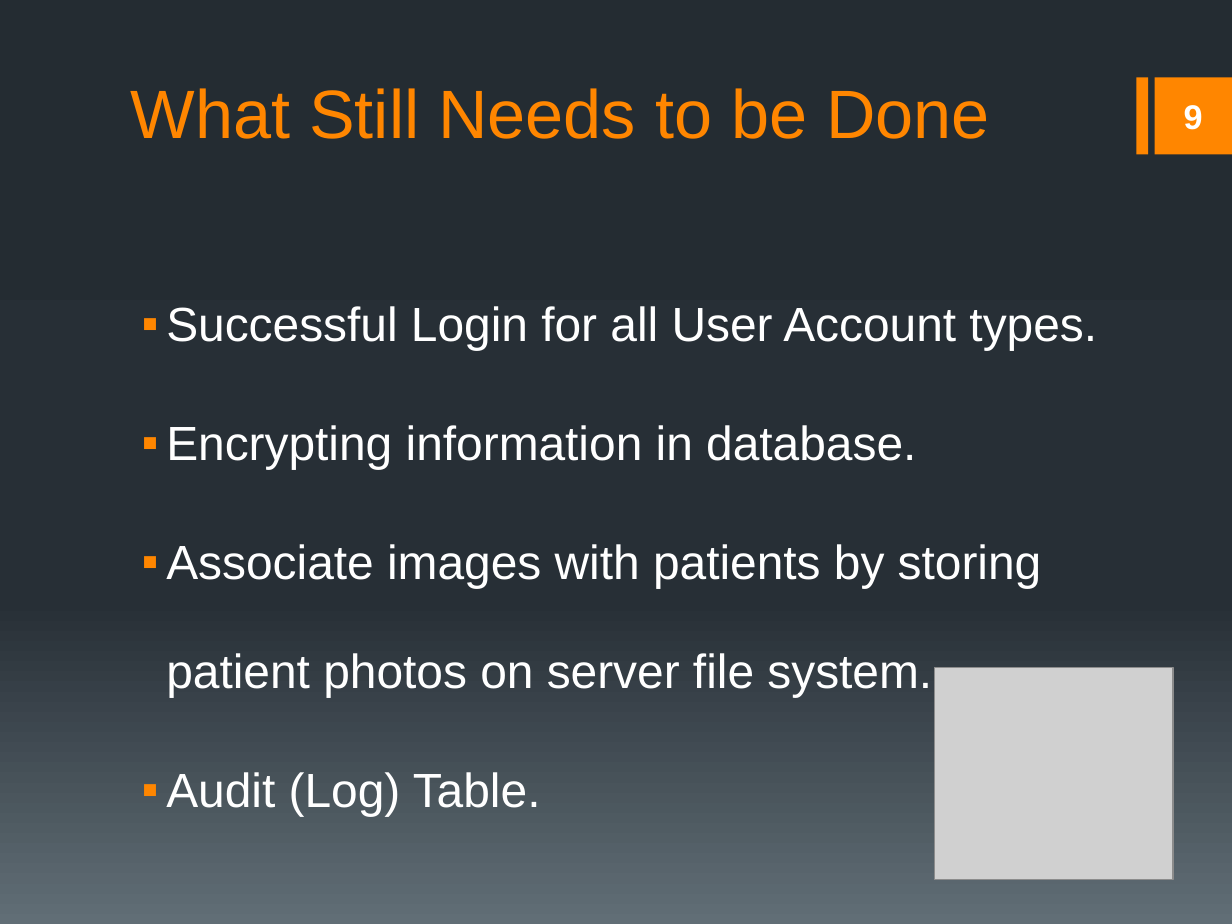
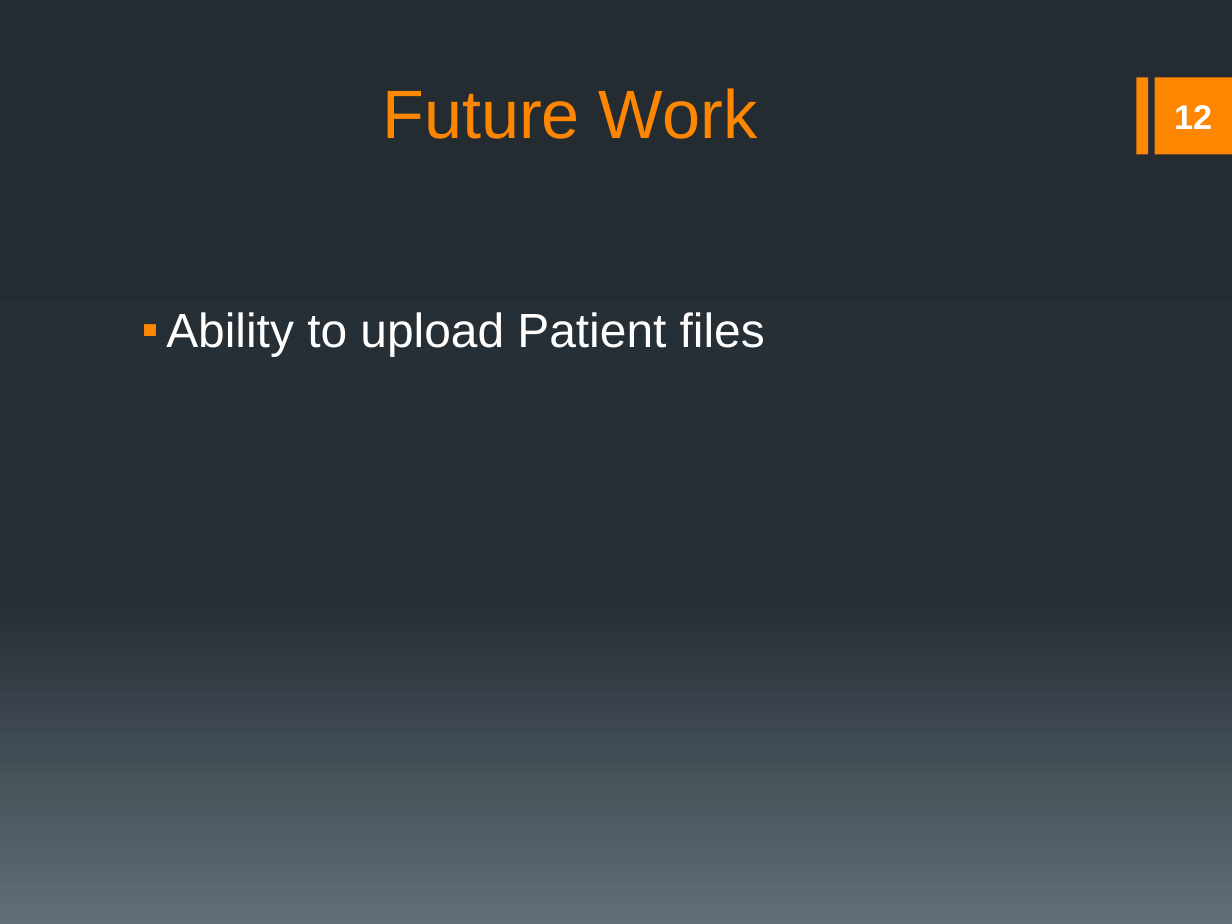
Before and after one commit to rmkane/semrs, a slide deck: slide 12 of Documentation/Final_Presentation.pptx (slide 9 before the commit). Drawn at 1232x924 pixels with LibreOffice and Linux fonts; fonts in the diff are those of the drawing; grey boxes stand for pictures. Boxes give left, top, right and bottom in pixels: in the first picture for what was removed or moved away, otherwise in the second. Text is boxed around its words. In the diff, an @@ line names an element or a change of style, - is before the commit and + after.

```diff
--- a/Documentation/Final_Presentation.pptx
+++ b/Documentation/Final_Presentation.pptx
@@ title at bbox=[382, 88, 757, 139]: text changed @@
-What Still Needs to be Done
+Future Work
@@ page number at bbox=[1174, 105, 1212, 129]: text changed @@
-9
+12
@@ text at bbox=[166, 312, 765, 356]: text changed @@
-▪ Successful Login for all User Account types.
-▪ Encrypting information in database.
-▪ Associate images with patients by storing patient photos on server file system.
-▪ Audit (Log) Table.
+▪ Ability to upload Patient files
@@ picture removed at bbox=[934, 668, 1173, 880] @@
```
Also in this commit, not shown: 2 other slides changed, 5 slides added, 2 slides removed, 1 other file.
